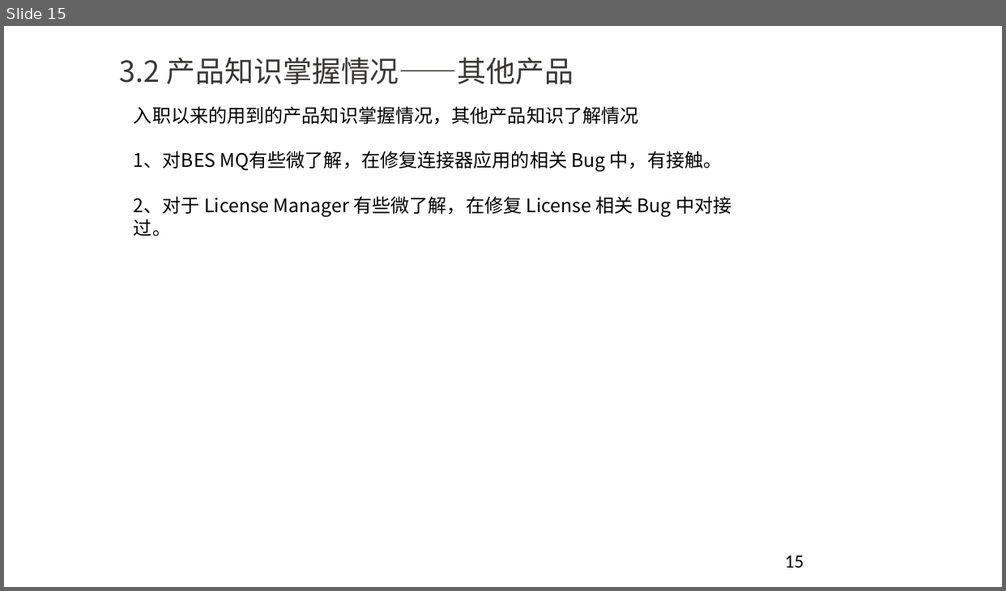
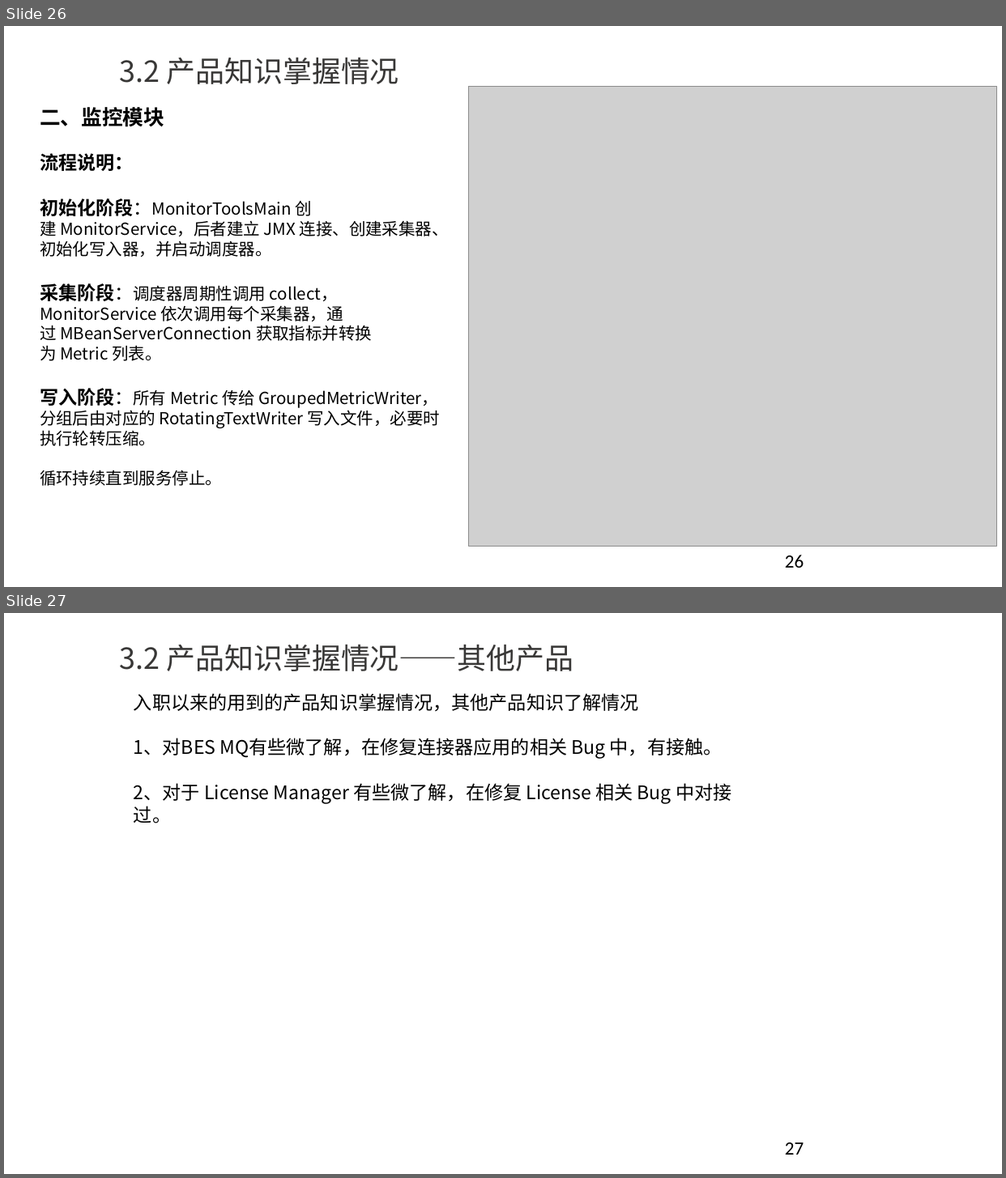
Before and after one commit to YouYouYouYouChe/Documents, a slide deck: 任职资格评审ppt-李世龙.pptx. Shown one above the other, each under a label of ours: slide 15 before the commit, slides 26 and 27 after it. The pictures are 1006x591 and 1006x1178 pixels, drawn with LibreOffice and Linux fonts; fonts in the diff are those of the drawing; grey boxes stand for pictures; background and template pictures are left out. Boxes give left, top, right and bottom in pixels: in the first picture for what was removed or moved away, otherwise in the second. Text is boxed around its words. In the diff, an @@ line names an element or a change of style, - is before the commit and + after.

```diff
--- a/任职资格评审ppt-李世龙.pptx
+++ b/任职资格评审ppt-李世龙.pptx
@@ slide 26 added at box(4, 26, 1002, 587), background #FFFFFF @@
@@ title added at box(120, 58, 399, 84), 28 pt, text #383736 @@
+3.2 产品知识掌握情况
@@ picture added at box(468, 87, 997, 546) @@
@@ text added at box(40, 107, 449, 486), 16 pt, text #000000 @@
+二、监控模块
+流程说明：
+初始化阶段：MonitorToolsMain 创建 MonitorService，后者建立 JMX 连接、创建采集器、初始化写入器，并启动调度器。
+采集阶段：调度器周期性调用 collect，MonitorService 依次调用每个采集器，通过 MBeanServerConnection 获取指标并转换为 Metric 列表。
+写入阶段：所有 Metric 传给 GroupedMetricWriter，分组后由对应的 RotatingTextWriter 写入文件，必要时执行轮转压缩。
+循环持续直到服务停止。
@@ page number added at box(785, 555, 803, 568), 18 pt, text #000000 @@
+26
@@ what was slide 15 is now slide 27 @@
@@ page number at box(785, 1143, 803, 1155): text changed @@
-15
+27
```
Also in this commit, not shown: 13 other slides added, 2 slides removed.
